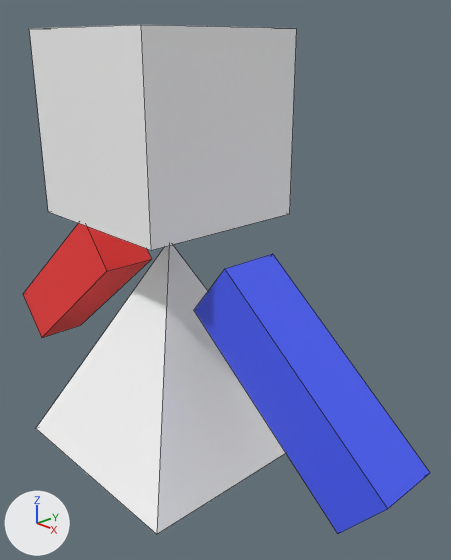
What one commit did to the Blender file Resources/player/player.blend.
Camera for both pictures: a camera (50 mm lens) standing at (4.23, -3.3, 3.64) and looking at (0.23, 0.48, 1.56). Arrows for +X, +Y and +Z are at lower left; the lights stay in place. Mesh edges are drawn as thin lines.

Names of what the first picture shows: 'body', 'face', 'left', 'right'.
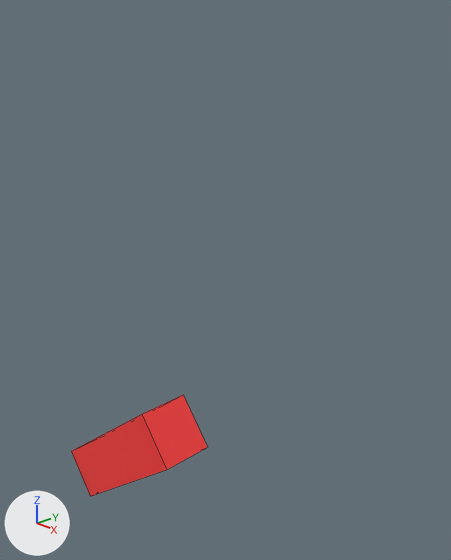
Where the newer file only moved an object's origin or applied its transform, the numbers keep the older frame.

Changed parts and their boxes [x1, y1, x2, y2] in the pictures (451 x 560 px):
```json
{"object": "face", "change": "hidden", "before": [29, 25, 297, 250]}
{"object": "body", "change": "hidden", "before": [36, 245, 286, 534]}
{"object": "right", "change": "hidden", "before": [194, 254, 430, 534], "on screen": "blue"}
{"object": "left", "change": "mesh moved", "before": [23, 223, 151, 338], "after": [71, 395, 207, 496]}
```

The change, as JSON lines over the scene's bpy script:
```json
{"block": "me_立方体_003", "where": "me_立方体_003.from_pydata(...)  # 5 vertices, 5 faces; spans x -1.0..1.0, y -1.0..1.0, z -1.0..1.0"}
{"block": "me_立方体_003", "where": "# used by ob_body; location = (0.0, 0.0, 1.0)"}
{"block": "me_立方体_003", "change": "me_立方体_003 part 1: the whole mesh is moved by (0.0, 0.0, -0.98)"}
{"block": "me_立方体_004", "where": "me_立方体_004.from_pydata(...)  # 8 vertices, 6 faces; spans x -1.0..1.0, y -1.0..1.0, z -1.0..1.0"}
{"block": "me_立方体_004", "where": "# used by ob_face; location = (0.0, 0.0, 3.0); scale = (0.75, 0.75, 0.75)"}
{"block": "me_立方体_004", "change": "me_立方体_004 part 2: the whole mesh is moved by (0.0, 0.0, -3.0)"}
{"block": "me_立方体_006", "where": "me_立方体_006.from_pydata(...)  # 8 vertices, 6 faces; spans x -1.0..1.0, y -1.0..1.0, z -1.0..1.0"}
{"block": "me_立方体_006", "where": "# used by ob_left; location = (-1.6, 0.0, 1.2); rotation_euler = (0.0, 0.89, 0.0), in degrees (0, 51, 0); scale = (0.293, 0.266, 1.0)"}
{"block": "me_立方体_006", "change": "me_立方体_006 part 3: the whole mesh is moved by (6.62, 0.0, -0.51)"}
{"block": "me_立方体_007", "where": "me_立方体_007.from_pydata(...)  # 8 vertices, 6 faces; spans x -1.0..1.0, y -1.0..1.0, z -1.0..1.0"}
{"block": "me_立方体_007", "where": "# used by ob_right; location = (1.6, 0.0, 1.2); rotation_euler = (0.0, -0.89, 0.0), in degrees (0, -51, 0); scale = (0.293, 0.266, 1.0)"}
{"block": "me_立方体_007", "change": "me_立方体_007 part 4: the whole mesh is moved by (-6.53, 0.0, -0.55)"}
{"op": "set", "path": "ob_body.location", "old": "(0.0, 0.0, 1.0)", "new": "(0.0, 0.0, 0.0)"}
{"op": "add", "block": "ob_body", "code": "ob_body.hide_set(True)"}
{"op": "add", "block": "ob_face", "code": "ob_face.hide_set(True)"}
{"op": "add", "block": "ob_right", "code": "ob_right.hide_set(True)"}
```
